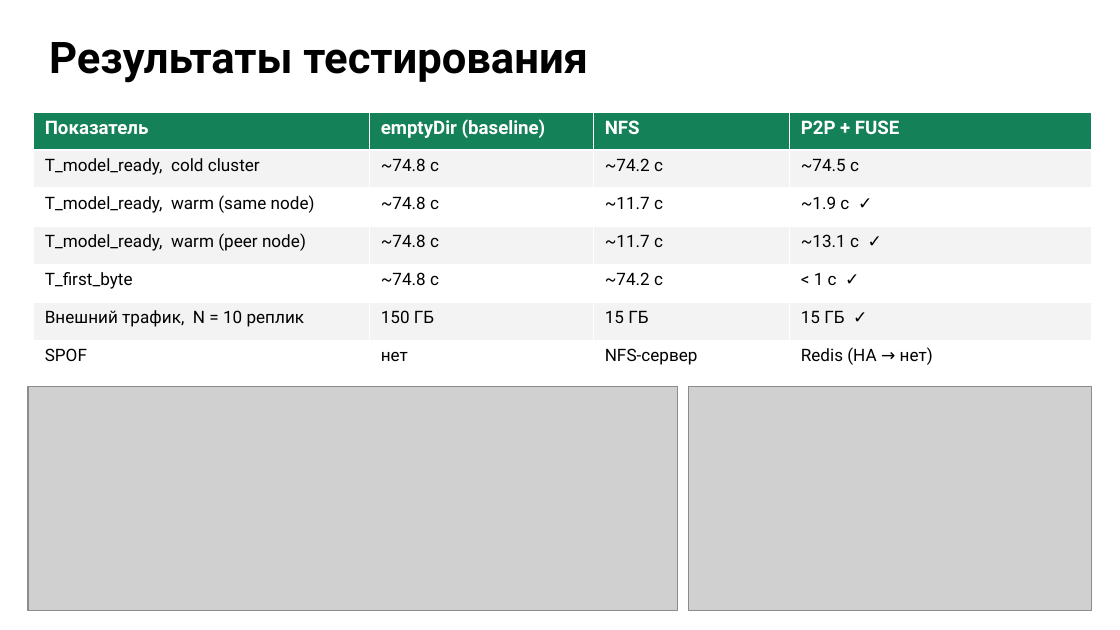
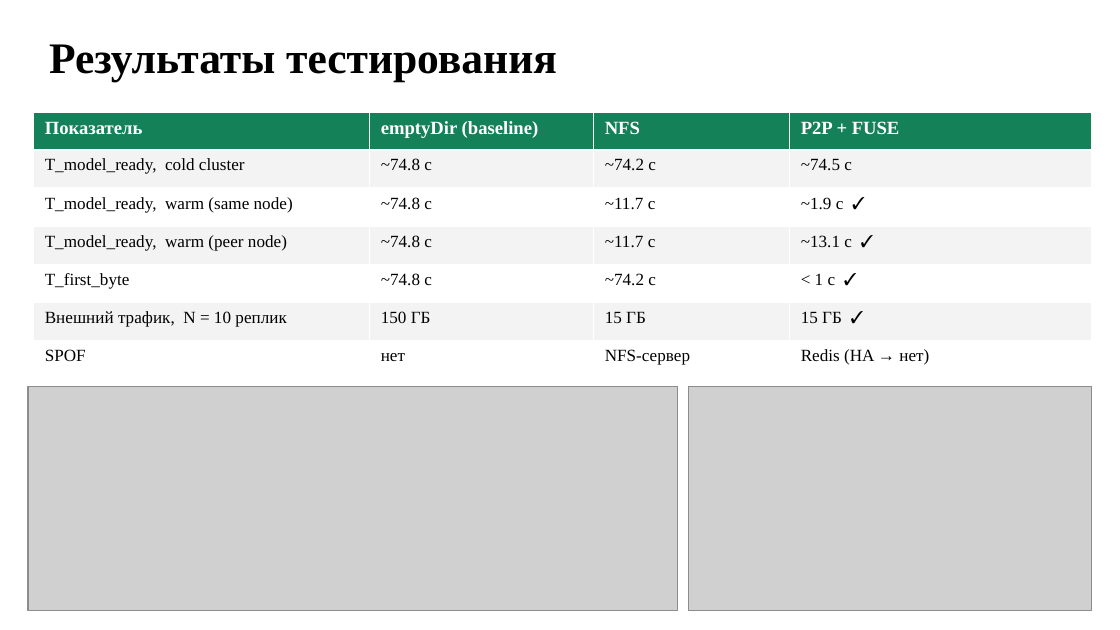
Before and after one commit to tenzm/diploma, a slide deck: slide 9 of pptx/final-pptx-v2.pptx. Drawn at 1120x630 pixels with LibreOffice and Linux fonts; fonts in the diff are those of the drawing; grey boxes stand for pictures. Boxes give left, top, right and bottom in pixels: in the first picture for what was removed or moved away, otherwise in the second. Text is boxed around its words. In the diff, an @@ line names an element or a change of style, - is before the commit and + after.

```diff
--- a/pptx/final-pptx-v2.pptx
+++ b/pptx/final-pptx-v2.pptx
@@ text "Результаты тестирования" at [49,44,557,82]: font Roboto to Times New Roman @@
@@ table at [34,112,1092,379] @@
@@ font Roboto to Times New Roman @@
```
Also in this commit, not shown: 11 other slides changed, 40 other files.
